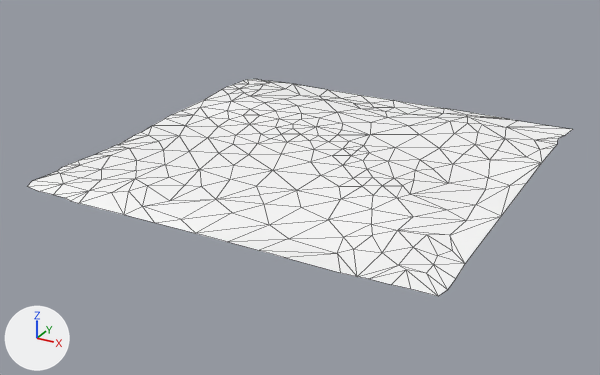
The glTF model public/assets/models/nature/ground_03.glb, before and after one commit.
Both versions are drawn from a camera (50 mm lens) standing at (26.4, -50.5, 22.3) and looking at (-0.6, -1.4, -2.2). The axes (+X, +Y, +Z) are drawn at lower left. The lights are the same throughout. The picture after the commit comes second. Mesh edges are drawn as thin lines. Where no turn or scale is listed for an object, it has been applied to the vertices.

The scene before the commit, as lines of its bpy script (objects in view):
```python
mat_nature_mat_01 = principled_material('Nature_Mat_01')
mat_nature_mat_01.base_color = (1.0, 1.0, 1.0)  # white #ffffff
me_plane_001 = bpy.data.meshes.new('Plane.001')
me_plane_001.from_pydata(...)  # 257 vertices, 440 faces; spans x -15.3..15.2, y -14.9..15.0, z -0.3..0.6
me_plane_001.materials.append(mat_nature_mat_01)  # white #ffffff
ob_ground_03 = bpy.data.objects.new('Ground_03', me_plane_001)
ob_ground_03.location = (0.0, 0.0, 0.0)
```
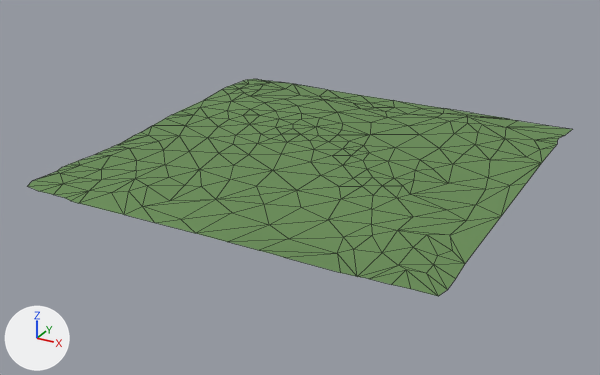
The newer file is also turned or shifted as a whole; pictures and numbers use the older file's frame.

Where the change shows, as pixel boxes (x1, y1, x2, y2) in the pictures (600 x 375 px):
```json
{"object": "Ground_03", "change": "surface changed", "before": [28, 79, 572, 296], "after": [28, 79, 572, 296], "on screen": "white to green"}
```

Edits to the scene script, one JSON object a line:
```json
{"op": "add", "block": "img_simplenature_texture_01", "code": ["img_simplenature_texture_01 = load_image('SimpleNature_Texture_01', '_unpacked/SimpleNature_Texture_01', 1024, 1024, 'sRGB')"]}
{"op": "remove", "block": "mat_nature_mat_01", "code": "mat_nature_mat_01.base_color = (1.0, 1.0, 1.0)  # white #ffffff"}
{"op": "add", "block": "mat_nature_mat_01", "code": "mat_nature_mat_01.texture = img_simplenature_texture_01"}
{"op": "set", "path": "mat_nature_mat_01.roughness", "old": "0.5", "new": "0.85"}
```
